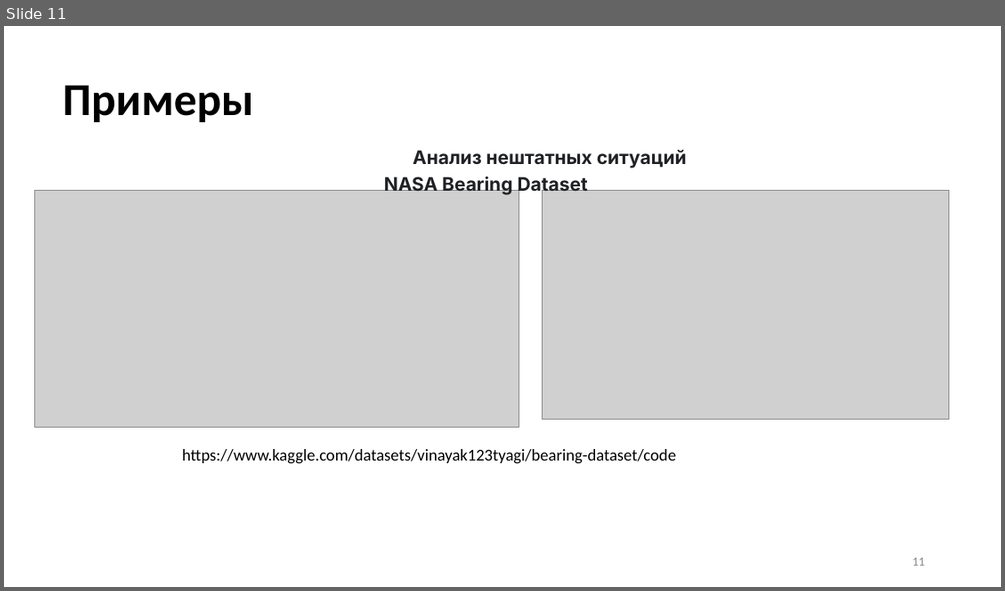
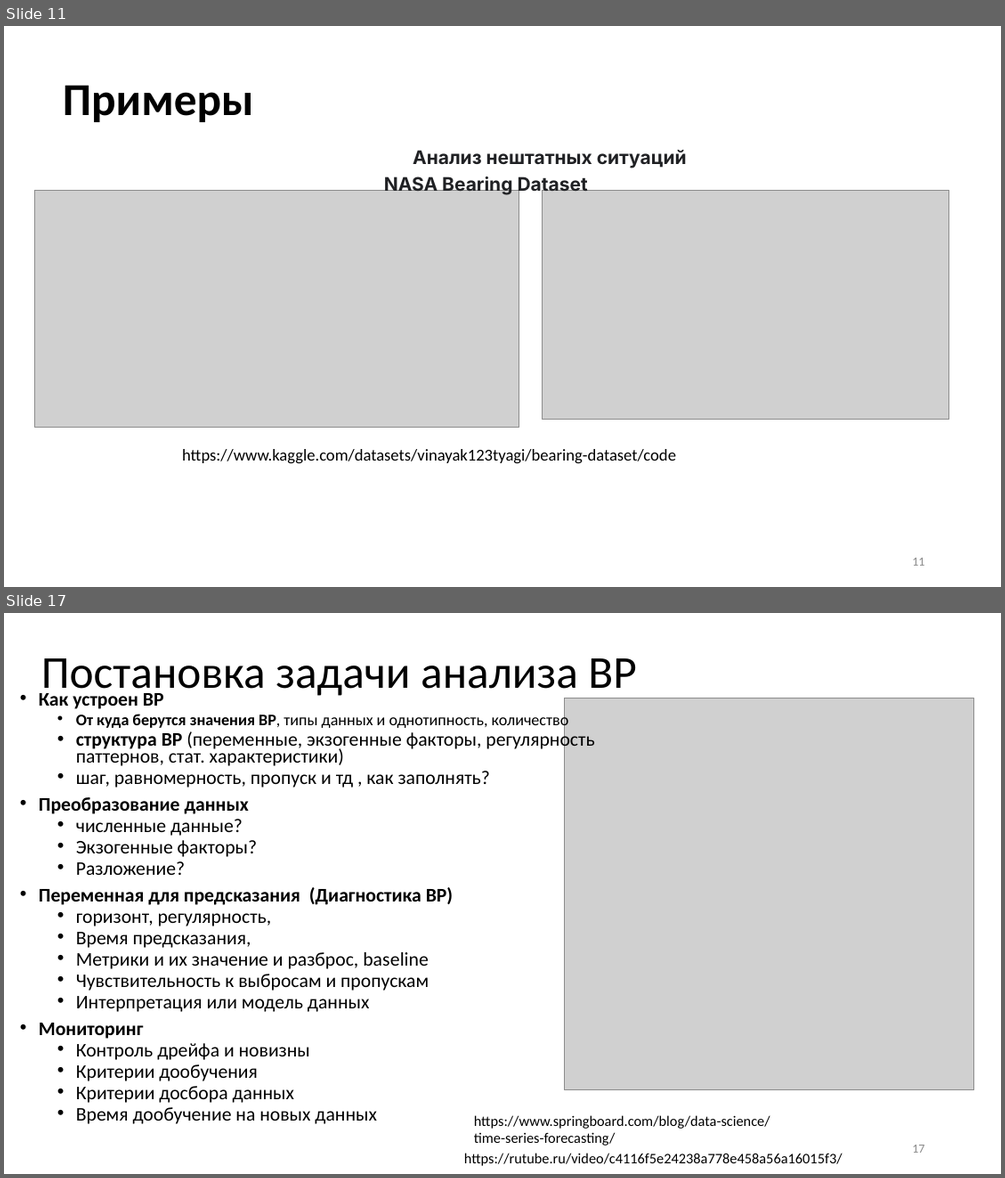
Before and after one commit to MVRonkin/TimeSeriesCourse, a slide deck: Last/LEC/01-1_Intro.pptx. Shown one above the other, each under a label of ours: slide 11 before the commit, slides 11 and 17 after it; the slides between them are not shown. The pictures are 1005x591 and 1005x1178 pixels, drawn with LibreOffice and Linux fonts; fonts in the diff are those of the drawing; grey boxes stand for pictures. Boxes give left, top, right and bottom in pixels: in the first picture for what was removed or moved away, otherwise in the second. Text is boxed around its words. In the diff, an @@ line names an element or a change of style, - is before the commit and + after.

```diff
--- a/Last/LEC/01-1_Intro.pptx
+++ b/Last/LEC/01-1_Intro.pptx
@@ slide 17 added at box(4, 613, 1001, 1174), background #FFFFFF @@
@@ title added at box(41, 658, 636, 699), 44 pt, text #000000 @@
+Постановка задачи анализа ВР
@@ text added at box(39, 693, 594, 1124), 18.6 pt, text #000000 @@
+• Как устроен ВР
+  • От куда берутся значения ВР, типы данных и однотипность, количество
+  • структура ВР (переменные, экзогенные факторы, регулярность паттернов, стат. характеристики)
+  • шаг, равномерность, пропуск и тд , как заполнять?
+• Преобразование данных
+  • численные данные?
+  • Экзогенные факторы?
+  • Разложение?
+• Переменная для предсказания (Диагностика ВР)
+  • горизонт, регулярность,
+  • Время предсказания,
+  • Метрики и их значение и разброс, baseline
+  • Чувствительность к выбросам и пропускам
+  • Интерпретация или модель данных
+• Мониторинг
+  • Контроль дрейфа и новизны
+  • Критерии дообучения
+  • Критерии досбора данных
+  • Время дообучение на новых данных
@@ picture added at box(565, 698, 974, 1089) @@
@@ text added at box(474, 1115, 770, 1145), 14 pt, text #000000 @@
+https://www.springboard.com/blog/data-science/time-series-forecasting/
@@ page number added at box(912, 1144, 924, 1152), 12 pt, text #8C8C8C @@
+17
@@ text added at box(464, 1152, 842, 1166), 14 pt, text #000000 @@
+https://rutube.ru/video/c4116f5e24238a778e458a56a16015f3/
```
Also in this commit, not shown: 1 slide changed, 6 other slides added, 8 slides removed, 13 other files.
